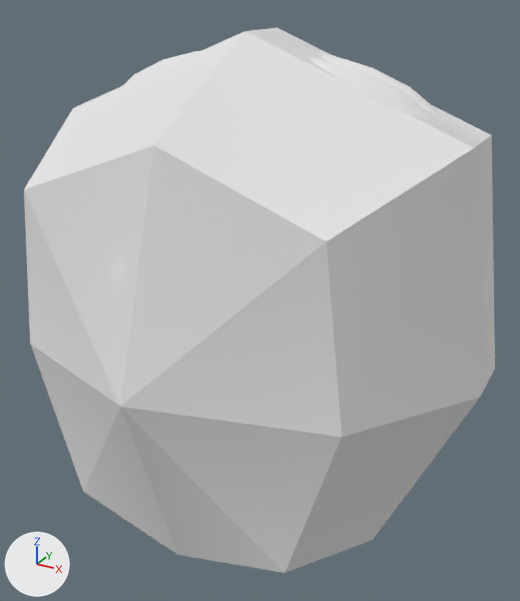
The FBX model Assets/Project/PhysicsObjects/Walnut/Walnut.fbx, before and after one commit.
One viewpoint serves both versions: a camera (50 mm lens) standing at (0.586, -1.072, 0.556) and looking at (-0.013, 0.017, 0.011). Every picture has the same lights, and +X, +Y and +Z are marked at lower left. Where no turn or scale is listed for an object, it has been applied to the vertices.

Objects in the first picture: 'WalnutCollider', 'WalnutOutline'.
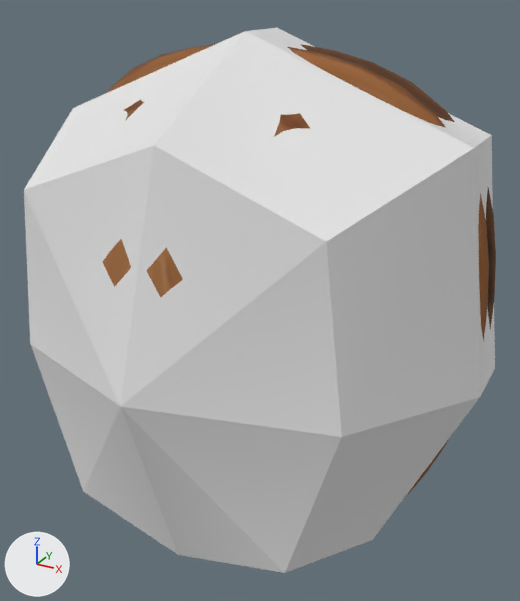
Where the change shows, as pixel boxes (x1, y1, x2, y2) in the pictures (520 x 601 px):
'Walnut', rescaled (not visible before): after (103, 44, 496, 498)
'WalnutOutline', deleted: before (110, 51, 492, 311)

The change, as a diff of the scene's bpy script:
```diff
--- a/Assets/Project/PhysicsObjects/Walnut/Walnut.fbx.py
+++ b/Assets/Project/PhysicsObjects/Walnut/Walnut.fbx.py
@@ ob_walnutoutline @@
-ob_walnutoutline = bpy.data.objects.new('WalnutOutline', me_mesh)
-ob_walnutoutline.location = (0.0, 0.0, 0.0)
@@ ob_walnut @@
 ob_walnut.rotation_euler = (1.571, 0.0, 0.0)  # degrees (90, 0, 0)
-ob_walnut.scale = (0.00954, 0.00954, 0.00954)
+ob_walnut.scale = (0.01, 0.01, 0.01)
```
